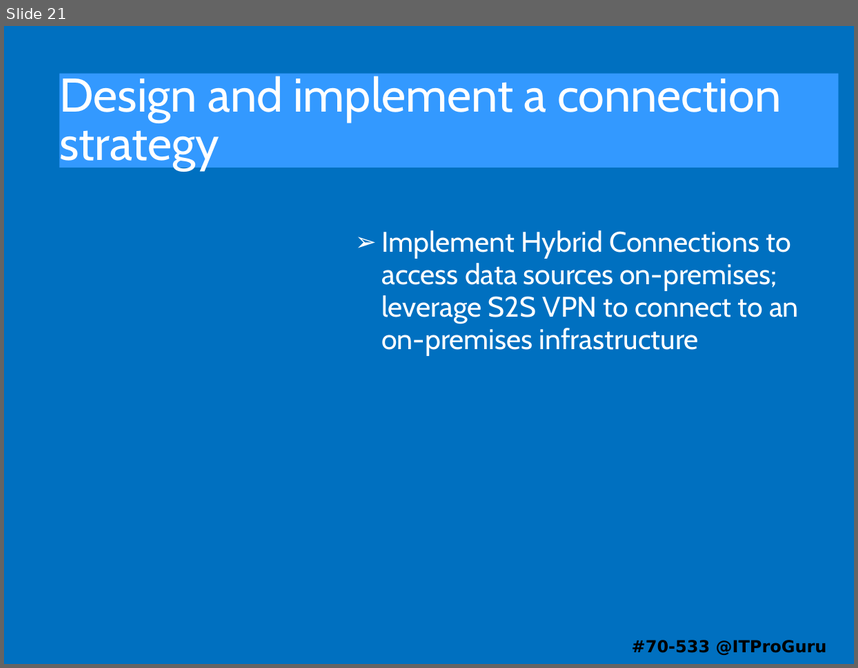
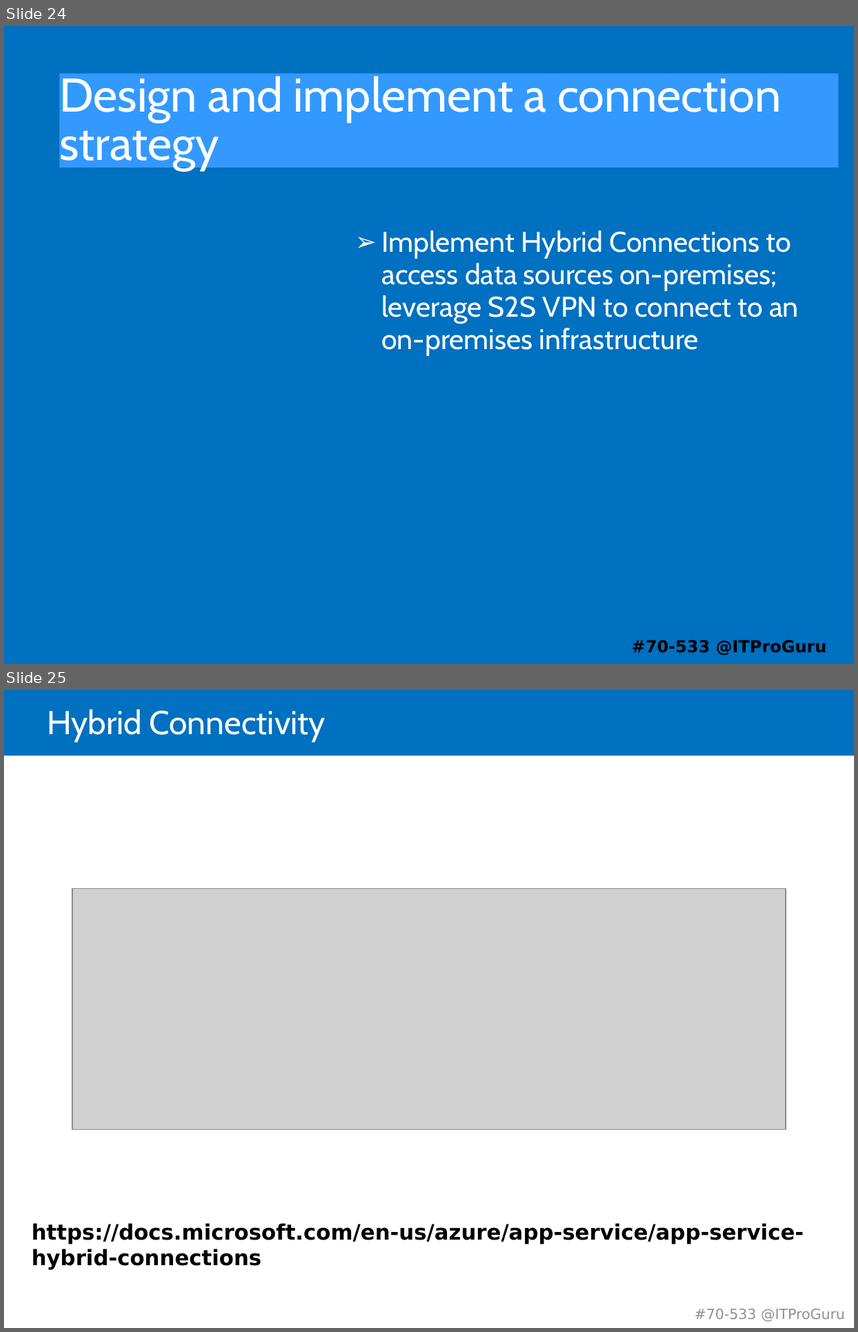
Before and after one commit to guruskill/70-533, a slide deck: 70-533-04-Network.pptx. Shown one above the other, each under a label of ours: slide 21 before the commit, slides 24 and 25 after it. The pictures are 858x668 and 858x1332 pixels, drawn with LibreOffice and Linux fonts; fonts in the diff are those of the drawing; grey boxes stand for pictures. Boxes give left, top, right and bottom in pixels: in the first picture for what was removed or moved away, otherwise in the second. Text is boxed around its words. In the diff, an @@ line names an element or a change of style, - is before the commit and + after.

```diff
--- a/70-533-04-Network.pptx
+++ b/70-533-04-Network.pptx
@@ slide 25 added at (4,690,854,1328), background #FFFFFF @@
@@ rectangle added at (4,690,854,756), fill #0070C0 @@
@@ title added at (47,709,326,742), 28 pt, text #FFFFFF @@
+Hybrid Connectivity
@@ picture added at (72,888,785,1129) @@
@@ text added at (32,1223,804,1270), 18 pt, text #000000, bold @@
+https://docs.microsoft.com/en-us/azure/app-service/app-service-hybrid-connections
@@ text added at (695,1308,845,1321), 12 pt, text #909090 @@
+#70-533 @ITProGuru
@@ what was slide 21 is now slide 24 @@
```
Also in this commit, not shown: 4 slides changed, 6 other slides added, 7 slides removed.
